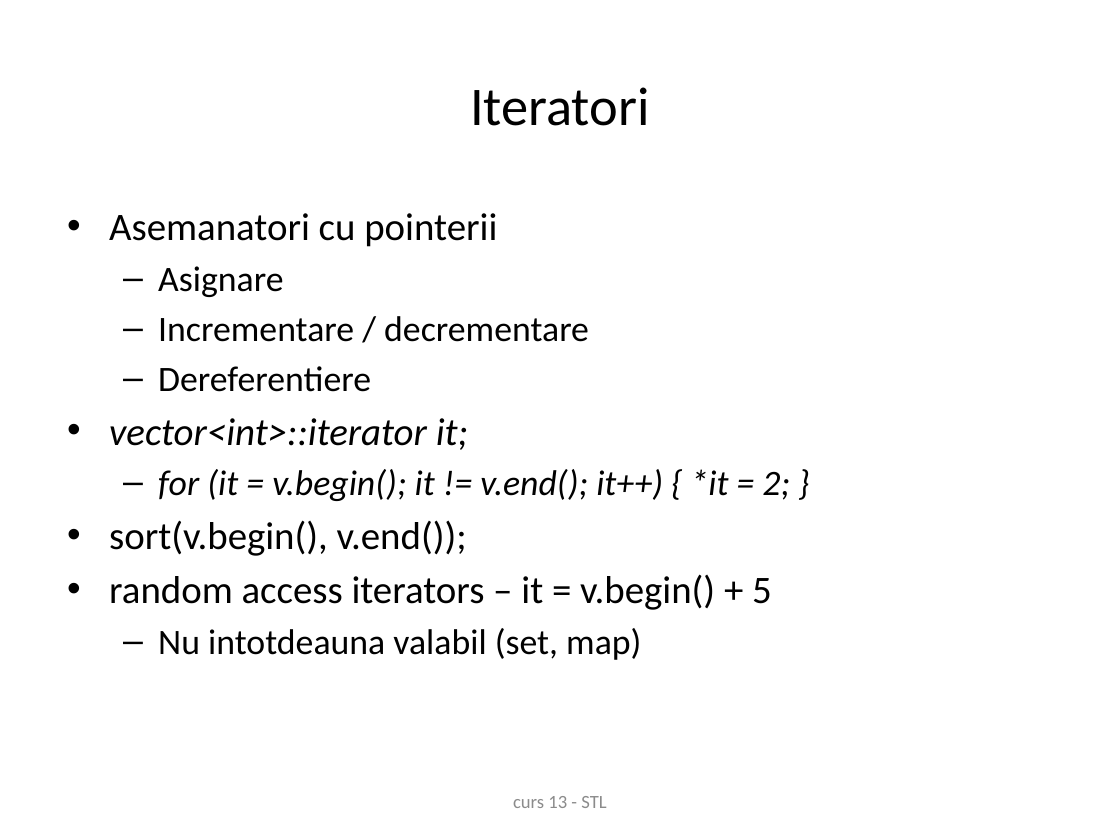
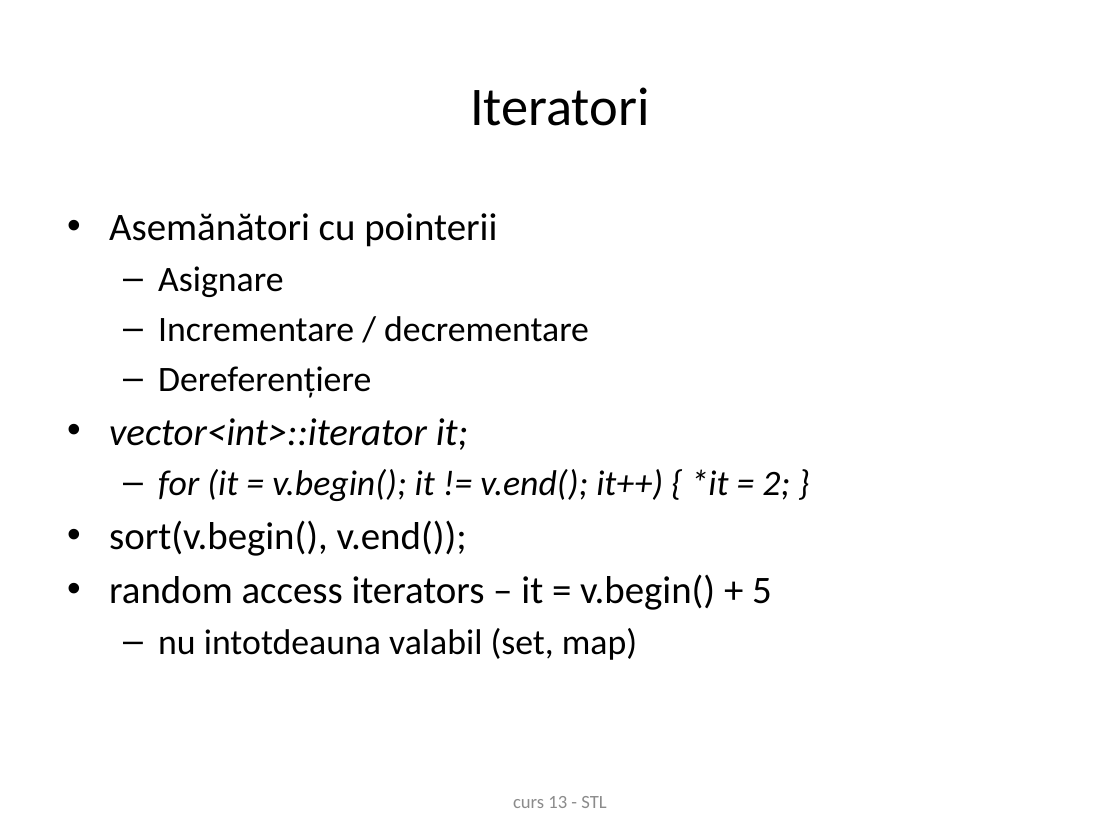
Before and after one commit to andreiparvu/stl, a slide deck: slide 10 of curs13.pptx. Drawn at 1120x840 pixels with LibreOffice and Linux fonts; fonts in the diff are those of the drawing; background and template pictures are left out. Boxes give left, top, right and bottom in pixels: in the first picture for what was removed or moved away, otherwise in the second. Text is boxed around its words. In the diff, an @@ line names an element or a change of style, - is before the commit and + after.

```diff
--- a/curs13.pptx
+++ b/curs13.pptx
@@ text at <box>109,213,497,247</box>: text changed @@
-• Asemanatori cu pointerii
+• Asemănători cu pointerii
@@ text at <box>158,366,371,398</box>: text changed @@
-  – Dereferentiere
+  – Dereferențiere
@@ text at <box>158,628,637,660</box>: text changed @@
-  – Nu intotdeauna valabil (set, map)
+  – nu intotdeauna valabil (set, map)
```
Also in this commit, not shown: 9 other slides changed, 1 slide added.
